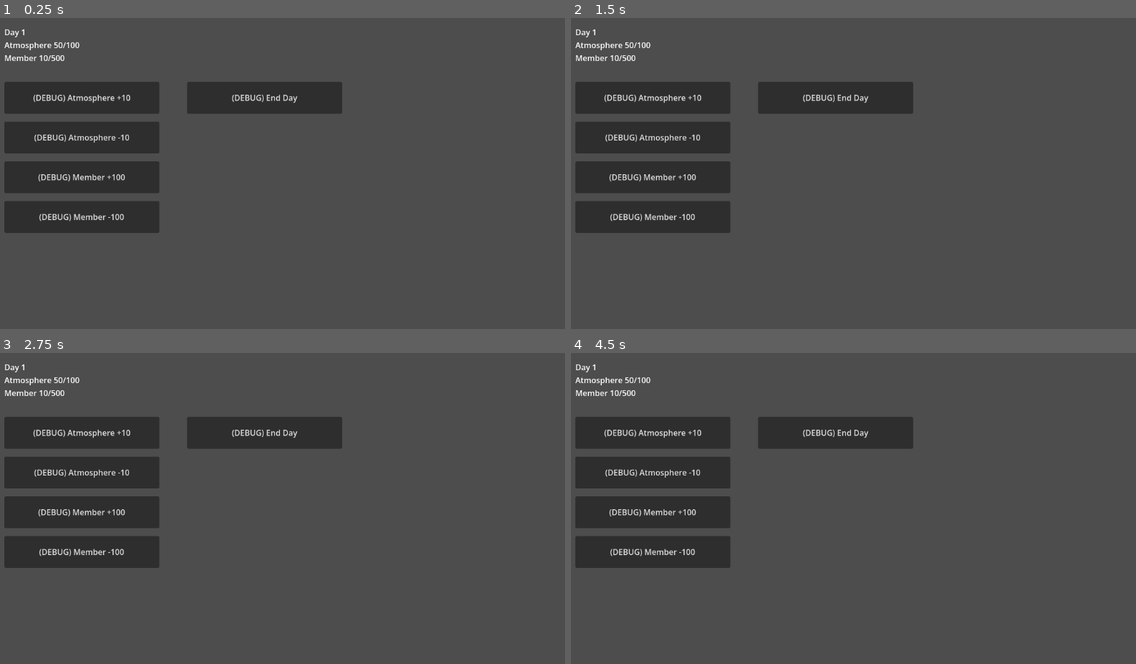
Above: before the commit, frames 1-4 (two rows, left to right).
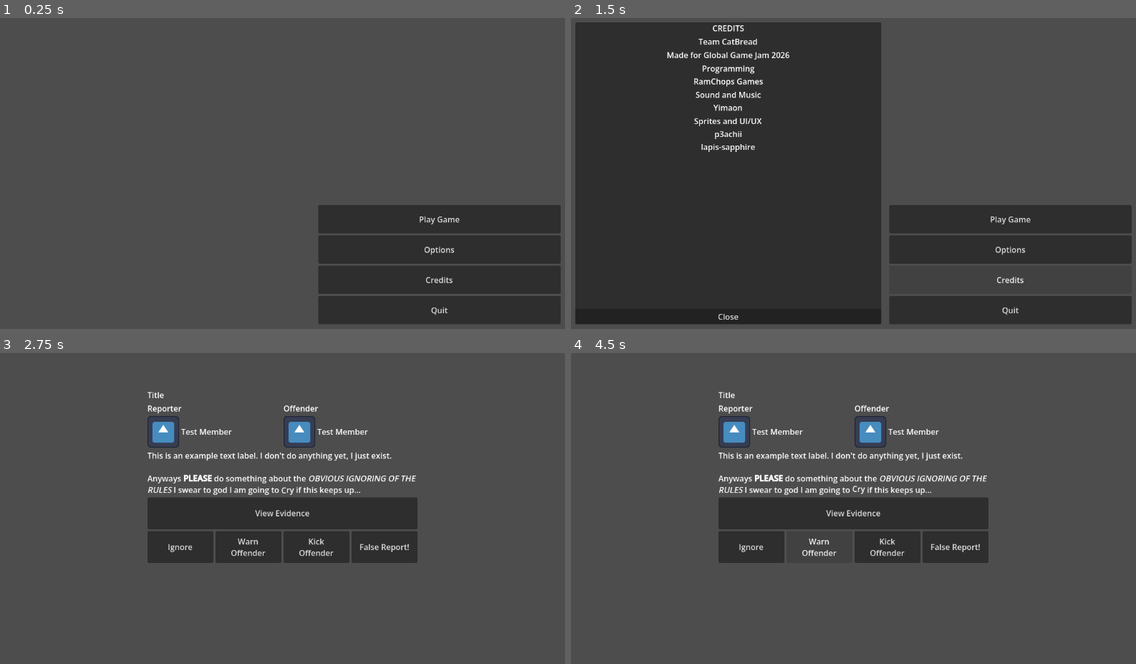
Above: after the commit, the same moments.

Repository: RamBanjo/ggj2026
Game: Godot game, scene res://scenes/main_menu/main_menu.tscn
Two runs of this game, one before a commit and one after it. Both use one fixed random seed, a clock stepped at 60 frames per second and the inputs below. Before the commit the project starts from res://scenes/test/test_game_scene.tscn. The engine's default icon, where the game draws it, is replaced by a stand-in: a white triangle on a blue panel in a dark square.
Inputs (mouse positions are in pixels of both pictures, inside the frame that each line leads up to):
- Up to frame 1 (0.25 s): no input
- Up to frame 2 (1.5 s): click (1011, 248) at 0.5 s, where only the run after the commit has a clickable "Options"; click (1011, 279) at 1.25 s, where only the run after the commit has a clickable "Credits"
- Up to frame 3 (2.75 s): click (440, 555) at 2 s, where only the run after the commit has a clickable "Play Game"
- Up to frame 4 (4.5 s): click (853, 514) at 2.75 s, where only the run after the commit has a clickable "View Evidence"; click (751, 545) at 3.5 s, where only the run after the commit has a clickable "Ignore"; click (819, 545) at 4.25 s, where only the run after the commit has a clickable "Warn Offender"

The runs differ from the first frame. In frame 1, 29% of the frame differs, in the area x 0-100%, y 3-99%; in frame 2, 52%, in the area x 0-100%, y 1-99%; in frame 3, 24%; in frame 4, 23%.

Commit message:
feat: main menu

Diff:
--- a/global-game-jam-2026/project.godot
+++ b/global-game-jam-2026/project.godot
@@ -11,7 +11,7 @@
 [application]
 
 config/name="GlobalGameJam2026"
-run/main_scene="uid://c6lcuswacub57"
+run/main_scene="uid://covh4g0gauw1k"
 config/features=PackedStringArray("4.6", "Forward Plus")
 config/icon="res://icon.svg"
 
--- /dev/null
+++ b/global-game-jam-2026/res/cases/case_database.gd
@@ -0,0 +1,59 @@
+extends Resource
+class_name CaseDatabase
+
+static var fixed_cases : Dictionary
+static var random_cases : Array[ModeratorCase]
+
+const FIXED_CASE_DIR = "res://res/cases/fixed"
+const RANDOM_CASE_DIR = "res://res/cases/random"
+
+static func initialize_cases():
+	var fixed_case_dir = DirAccess.open(FIXED_CASE_DIR)
+	if fixed_case_dir != null:
+		fixed_case_dir.list_dir_begin()
+		var file_name = fixed_case_dir.get_next()
+
+		while file_name != "":
+			var full_path = FIXED_CASE_DIR + "/" + file_name
+			var new_case : ModeratorCase = load(full_path)
+			fixed_cases[new_case.case_id] = new_case
+			file_name = fixed_case_dir.get_next()
+
+	print("loaded fixed cases: ", len(fixed_cases))
+
+	var random_case_dir = DirAccess.open(RANDOM_CASE_DIR)
+	if random_case_dir != null:
+		random_case_dir.list_dir_begin()
+		var file_name = random_case_dir.get_next()
+
+		while file_name != "":
+			var full_path = RANDOM_CASE_DIR + "/" + file_name
+			var new_case : ModeratorCase = load(full_path)
+			random_cases.append(new_case)
+			file_name = random_case_dir.get_next()
+
+	print("load random cases: ", len(random_cases))
+
+static func get_random_case():
+	return random_cases[randi() % len(random_cases)]
+
+static func get_random_legit():
+	var legit_cases = random_cases.filter(func(x: ModeratorCase):
+		return not x.is_false_report
+		)
+
+	return legit_cases[randi() % len(legit_cases)]
+
+static func get_random_false():
+	var legit_cases = random_cases.filter(func(x: ModeratorCase):
+		return x.is_false_report
+		)
+
+	return legit_cases[randi() % len(legit_cases)]
+
+static func get_random_spammer():
+	var legit_cases = random_cases.filter(func(x: ModeratorCase):
+		return x.is_spammer
+		)
+
+	return legit_cases[randi() % len(legit_cases)]
--- a/global-game-jam-2026/res/cases/moderator_case.gd
+++ b/global-game-jam-2026/res/cases/moderator_case.gd
@@ -18,3 +18,7 @@
 
 ##The character being reported. For random cases, a random chat member will be generated.
 @export var report_target : ChatMember
+
+#Booleans that exist to categorize quests.
+@export var is_false_report : bool
+@export var is_spammer : bool
--- a/global-game-jam-2026/res/chatlogs/chat_message/chat_message.gd
+++ b/global-game-jam-2026/res/chatlogs/chat_message/chat_message.gd
@@ -1,5 +1,6 @@
 extends Resource
 class_name ChatMessage
 
+@export var internal_id : String
 @export var speaker : ChatMember
 @export_multiline var text : String
--- /dev/null
+++ b/global-game-jam-2026/res/chatlogs/chat_message/fixed/moderator_welcome.tres
@@ -0,0 +1,13 @@
+[gd_resource type="Resource" script_class="ChatMessage" format=3 uid="uid://kfiocvwkjr13"]
+
+[ext_resource type="Script" uid="uid://6fb3ae7y7ow2" path="res://res/chatlogs/chat_message/chat_message.gd" id="1_yt1hu"]
+[ext_resource type="Resource" uid="uid://ydb86yo3ps6j" path="res://res/chatmembers/story_important_members/head_moderator.tres" id="2_n2w4k"]
+
+[resource]
+script = ExtResource("1_yt1hu")
+internal_id = "welcome"
+speaker = ExtResource("2_n2w4k")
+text = "Congrats on being chosen to join the mod team! Your task is very simple, all you have to do is to read reports people made to the mod team and decide what to do with them.
+
+The internet is really a weird place, isn't it? Some of these things are things you'd never even think to say to other people, but when you're behind an account, people get a lot bolder..."
+metadata/_custom_type_script = "uid://6fb3ae7y7ow2"
--- /dev/null
+++ b/global-game-jam-2026/res/chatlogs/chat_message/fixed_message_database.gd
@@ -0,0 +1,20 @@
+extends Resource
+class_name FixedMessageDatabase
+
+static var message_list : Dictionary
+
+const MESSAGE_DIR = "res://res/chatlogs/chat_message/fixed/"
+
+static func initialize_messages():
+	var msg_dir = DirAccess.open(MESSAGE_DIR)
+	if msg_dir != null:
+		msg_dir.list_dir_begin()
+		var file_name = msg_dir.get_next()
+
+		while file_name != "":
+			var full_path = MESSAGE_DIR + "/" + file_name
+			var new_msg : ChatMessage = load(full_path)
+			message_list[new_msg.internal_id] = new_msg
+			file_name = msg_dir.get_next()
+
+	print("load fixed messages: ", len(message_list))
--- /dev/null
+++ b/global-game-jam-2026/res/chatmembers/story_important_members/head_moderator.tres
@@ -0,0 +1,13 @@
+[gd_resource type="Resource" script_class="ChatMember" format=3 uid="uid://ydb86yo3ps6j"]
+
+[ext_resource type="Texture2D" uid="uid://bla5jjpa7oa5y" path="res://icon.svg" id="1_62on8"]
+[ext_resource type="Script" uid="uid://ddexf3embsiw5" path="res://res/chatmembers/chat_member.gd" id="1_vpusr"]
+
+[resource]
+script = ExtResource("1_vpusr")
+internal_id = "head_mod"
+display_name = "MisterCatBread"
+profile_picture = ExtResource("1_62on8")
+profile_desc = "Head moderator of the fanserver. Let me know if you need anything, man!"
+default_report_msg = "I usually handle reports on my own, but... Can you take a look at this for a second?"
+metadata/_custom_type_script = "uid://ddexf3embsiw5"
--- /dev/null
+++ b/global-game-jam-2026/res/daily_event/daily_event.gd
@@ -0,0 +1,4 @@
+extends Resource
+class_name DailyEvent
+
+@export var today_events : Array[ModEvent]
--- /dev/null
+++ b/global-game-jam-2026/res/daily_event/fallback/two_incident_days.tres
@@ -0,0 +1,10 @@
+[gd_resource type="Resource" script_class="DailyEvent" format=3 uid="uid://hstbbyxu1ptm"]
+
+[ext_resource type="Script" uid="uid://ckf8xftro8530" path="res://res/daily_event/daily_event.gd" id="1_g181a"]
+[ext_resource type="Script" uid="uid://7bux4kauw2hy" path="res://res/moderation_event/mod_event.gd" id="2_f6oub"]
+[ext_resource type="Resource" uid="uid://64m1vskvbcmk" path="res://res/moderation_event/random_case.tres" id="3_f6oub"]
+
+[resource]
+script = ExtResource("1_g181a")
+today_events = Array[ExtResource("2_f6oub")]([ExtResource("3_f6oub"), ExtResource("3_f6oub")])
+metadata/_custom_type_script = "uid://ckf8xftro8530"
--- /dev/null
+++ b/global-game-jam-2026/res/daily_event/fixed/test_day.tres
@@ -0,0 +1,10 @@
+[gd_resource type="Resource" script_class="DailyEvent" format=3 uid="uid://cmyjidu0c0wa6"]
+
+[ext_resource type="Script" uid="uid://ckf8xftro8530" path="res://res/daily_event/daily_event.gd" id="1_46gam"]
+[ext_resource type="Script" uid="uid://7bux4kauw2hy" path="res://res/moderation_event/mod_event.gd" id="2_lrh55"]
+[ext_resource type="Resource" uid="uid://64m1vskvbcmk" path="res://res/moderation_event/random_case.tres" id="3_lrh55"]
+
+[resource]
+script = ExtResource("1_46gam")
+today_events = Array[ExtResource("2_lrh55")]([ExtResource("3_lrh55"), ExtResource("3_lrh55"), ExtResource("3_lrh55")])
+metadata/_custom_type_script = "uid://ckf8xftro8530"
--- a/global-game-jam-2026/res/moderation_event/mod_event.gd
+++ b/global-game-jam-2026/res/moderation_event/mod_event.gd
@@ -7,8 +7,27 @@
 	SPAWN_RANDOM_CASE,
 	SPAWN_FIXED_CASE,
 	SPAMPOCALYPSE,
-	NON_CASE_MESSAGE
+	NON_CASE_MESSAGE,
+	SPAWN_FALSE_REPORT,
+	SPAWN_VALID_CASE,
+	SPAWN_SPAMMER
 }
 
 ##The ID of the case or message being called, if this is a SPAWN_FIXED_CASE or NON_CASE_MESSAGE event.
 @export var call_id : String
+
+@export var event_type : ModEventType
+
+func load_fixed_case() -> ModeratorCase:
+	var return_case : ModeratorCase = null
+
+	return_case = CaseDatabase.fixed_cases.get(call_id, null)
+
+	return return_case
+
+func load_message() -> ChatMessage:
+	var return_mess : ChatMessage = null
+
+	return_mess = load("res://res/chatlogs/chat_message/fixed/{case_id}.tres".format({"case_id": call_id}))
+
+	return return_mess
--- /dev/null
+++ b/global-game-jam-2026/res/moderation_event/random_case.tres
@@ -0,0 +1,8 @@
+[gd_resource type="Resource" script_class="ModEvent" format=3 uid="uid://64m1vskvbcmk"]
+
+[ext_resource type="Script" uid="uid://7bux4kauw2hy" path="res://res/moderation_event/mod_event.gd" id="1_t0ux6"]
+
+[resource]
+script = ExtResource("1_t0ux6")
+internal_id = "spawn_random_case"
+metadata/_custom_type_script = "uid://7bux4kauw2hy"
--- /dev/null
+++ b/global-game-jam-2026/scenes/main_menu/main_menu.gd
@@ -0,0 +1,33 @@
+extends Node2D
+
+@export var main_game_scene : PackedScene
+@onready var canvas : CanvasLayer = $CanvasLayer
+@onready var credits_panel : PanelContainer = $CanvasLayer/CreditsPanel
+@onready var options_panel : PanelContainer = $CanvasLayer/OptionsPanel
+
+func _ready() -> void:
+	initialize_everything()
+
+func initialize_everything():
+	CaseDatabase.initialize_cases()
+	FixedMessageDatabase.initialize_messages()
+
+func _on_play_game_button_pressed() -> void:
+	get_tree().change_scene_to_packed(main_game_scene)
+
+func _on_quit_button_pressed() -> void:
+	get_tree().quit()
+
+func hide_side_panels():
+	get_tree().call_group("side_panel", "hide")
+
+func _on_options_button_pressed() -> void:
+	hide_side_panels()
+	options_panel.show()
+
+func _on_credits_button_pressed() -> void:
+	hide_side_panels()
+	credits_panel.show()
+
+func _on_panel_close_button_pressed() -> void:
+	hide_side_panels()
--- /dev/null
+++ b/global-game-jam-2026/scenes/main_menu/main_menu.tscn
@@ -0,0 +1,141 @@
+[gd_scene format=3 uid="uid://covh4g0gauw1k"]
+
+[ext_resource type="Script" uid="uid://gyq5dk0xlr2i" path="res://scenes/main_menu/main_menu.gd" id="1_fsom3"]
+[ext_resource type="PackedScene" uid="uid://jcymydi626aj" path="res://scenes/test/message_viewer.tscn" id="2_0ebjn"]
+
+[node name="MainMenu" type="Node2D" unique_id=695015618]
+script = ExtResource("1_fsom3")
+main_game_scene = ExtResource("2_0ebjn")
+
+[node name="CanvasLayer" type="CanvasLayer" parent="." unique_id=843017086]
+
+[node name="VBoxContainer" type="VBoxContainer" parent="CanvasLayer" unique_id=186559421]
+anchors_preset = 3
+anchor_left = 1.0
+anchor_top = 1.0
+anchor_right = 1.0
+anchor_bottom = 1.0
+offset_left = -504.0
+offset_top = -264.0
+offset_right = -16.0
+offset_bottom = -24.0
+grow_horizontal = 0
+grow_vertical = 0
+
+[node name="PlayGameButton" type="Button" parent="CanvasLayer/VBoxContainer" unique_id=1643271556]
+layout_mode = 2
+size_flags_vertical = 3
+text = "Play Game"
+metadata/_edit_lock_ = true
+
+[node name="OptionsButton" type="Button" parent="CanvasLayer/VBoxContainer" unique_id=1446333291]
+layout_mode = 2
+size_flags_vertical = 3
+text = "Options"
+metadata/_edit_lock_ = true
+
+[node name="CreditsButton" type="Button" parent="CanvasLayer/VBoxContainer" unique_id=1787808045]
+layout_mode = 2
+size_flags_vertical = 3
+text = "Credits"
+metadata/_edit_lock_ = true
+
+[node name="QuitButton" type="Button" parent="CanvasLayer/VBoxContainer" unique_id=1635687496]
+layout_mode = 2
+size_flags_vertical = 3
+text = "Quit"
+metadata/_edit_lock_ = true
+
+[node name="CreditsPanel" type="PanelContainer" parent="CanvasLayer" unique_id=1164178892 groups=["side_panel"]]
+visible = false
+offset_left = 16.0
+offset_top = 16.0
+offset_right = 632.0
+offset_bottom = 624.0
+
+[node name="VBoxContainer" type="VBoxContainer" parent="CanvasLayer/CreditsPanel" unique_id=1243658625]
+layout_mode = 2
+
+[node name="Label" type="Label" parent="CanvasLayer/CreditsPanel/VBoxContainer" unique_id=961407823]
+layout_mode = 2
+text = "CREDITS"
+horizontal_alignment = 1
+vertical_alignment = 1
+
+[node name="Label2" type="Label" parent="CanvasLayer/CreditsPanel/VBoxContainer" unique_id=1043490004]
+layout_mode = 2
+text = "Team CatBread"
+horizontal_alignment = 1
+vertical_alignment = 1
+
+[node name="Label3" type="Label" parent="CanvasLayer/CreditsPanel/VBoxContainer" unique_id=1646503212]
+layout_mode = 2
+text = "Made for Global Game Jam 2026"
+horizontal_alignment = 1
+vertical_alignment = 1
+
+[node name="Label4" type="Label" parent="CanvasLayer/CreditsPanel/VBoxContainer" unique_id=331669736]
+layout_mode = 2
+text = "Programming
+RamChops Games"
+horizontal_alignment = 1
+vertical_alignment = 1
+
+[node name="Label5" type="Label" parent="CanvasLayer/CreditsPanel/VBoxContainer" unique_id=1843395838]
+layout_mode = 2
+text = "Sound and Music
+Yimaon"
+horizontal_alignment = 1
+vertical_alignment = 1
+
+[node name="Label6" type="Label" parent="CanvasLayer/CreditsPanel/VBoxContainer" unique_id=498015840]
+layout_mode = 2
+text = "Sprites and UI/UX
+p3achii
+lapis-sapphire"
+horizontal_alignment = 1
+vertical_alignment = 1
+
+[node name="PanelCloseButton" type="Button" parent="CanvasLayer/CreditsPanel/VBoxContainer" unique_id=1562277205]
+layout_mode = 2
+size_flags_vertical = 10
+text = "Close"
+
+[node name="OptionsPanel" type="PanelContainer" parent="CanvasLayer" unique_id=701827727 groups=["side_panel"]]
+visible = false
+offset_left = 16.0
+offset_top = 16.0
+offset_right = 632.0
+offset_bottom = 624.0
+
+[node name="VBoxContainer" type="VBoxContainer" parent="CanvasLayer/OptionsPanel" unique_id=47709021]
+layout_mode = 2
+
+[node name="Label" type="Label" parent="CanvasLayer/OptionsPanel/VBoxContainer" unique_id=1701914412]
+layout_mode = 2
+text = "OPTIONS"
+horizontal_alignment = 1
+vertical_alignment = 1
+
+[node name="HBoxContainer" type="HBoxContainer" parent="CanvasLayer/OptionsPanel/VBoxContainer" unique_id=1949178589]
+layout_mode = 2
+
+[node name="Label" type="Label" parent="CanvasLayer/OptionsPanel/VBoxContainer/HBoxContainer" unique_id=1384191157]
+layout_mode = 2
+text = "BGM"
+
+[node name="HSlider" type="HSlider" parent="CanvasLayer/OptionsPanel/VBoxContainer/HBoxContainer" unique_id=422496229]
+layout_mode = 2
+size_flags_horizontal = 3
+
+[node name="PanelCloseButton" type="Button" parent="CanvasLayer/OptionsPanel/VBoxContainer" unique_id=1370041512]
+layout_mode = 2
+size_flags_vertical = 10
+text = "Close"
+
+[connection signal="pressed" from="CanvasLayer/VBoxContainer/PlayGameButton" to="." method="_on_play_game_button_pressed"]
+[connection signal="pressed" from="CanvasLayer/VBoxContainer/OptionsButton" to="." method="_on_options_button_pressed"]
+[connection signal="pressed" from="CanvasLayer/VBoxContainer/CreditsButton" to="." method="_on_credits_button_pressed"]
+[connection signal="pressed" from="CanvasLayer/VBoxContainer/QuitButton" to="." method="_on_quit_button_pressed"]
+[connection signal="pressed" from="CanvasLayer/CreditsPanel/VBoxContainer/PanelCloseButton" to="." method="_on_panel_close_button_pressed"]
+[connection signal="pressed" from="CanvasLayer/OptionsPanel/VBoxContainer/PanelCloseButton" to="." method="_on_panel_close_button_pressed"]
--- /dev/null
+++ b/global-game-jam-2026/scenes/test/message_viewer.gd
@@ -0,0 +1,25 @@
+extends ScrollContainer
+
+@onready var action_button_container : HBoxContainer = $VBoxContainer/HBoxContainer
+
+@onready var reporter_name : MemberAddress = $VBoxContainer/HBoxContainer2/ReporterAddress
+@onready var offender_name : MemberAddress = $VBoxContainer/HBoxContainer2/OffenderAddress
+
+@onready var body_text : RichTextLabel = $VBoxContainer/RichTextLabel
+
+@onready var evidence_button : Button = $VBoxContainer/EvidenceButton
+
+func load_message(modmail: ChatMessage):
+	offender_name.hide()
+	evidence_button.hide()
+	action_button_container.hide()
+
+	reporter_name.update_member(modmail.speaker, "Reporter")
+
+func load_mod_report(report: ModeratorCase):
+	offender_name.show()
+	evidence_button.show()
+	action_button_container.show()
+
+	reporter_name.update_member(report.case_owner, "Reporter")
+	offender_name.update_member(report.report_target, "Offender")
--- /dev/null
+++ b/global-game-jam-2026/scenes/test/message_viewer.tscn
@@ -0,0 +1,83 @@
+[gd_scene format=3 uid="uid://jcymydi626aj"]
+
+[ext_resource type="Script" uid="uid://drd77vk61uwih" path="res://scenes/test/message_viewer.gd" id="1_ydovf"]
+[ext_resource type="PackedScene" uid="uid://ceg1lx3f2vxs4" path="res://scenes/test/user_address.tscn" id="2_ydovf"]
+
+[node name="MessageViewer" type="ScrollContainer" unique_id=1750174540]
+anchors_preset = 8
+anchor_left = 0.5
+anchor_top = 0.5
+anchor_right = 0.5
+anchor_bottom = 0.5
+offset_left = -272.0
+offset_top = -244.0
+offset_right = 272.0
+offset_bottom = 244.0
+grow_horizontal = 2
+grow_vertical = 2
+horizontal_scroll_mode = 0
+script = ExtResource("1_ydovf")
+
+[node name="VBoxContainer" type="VBoxContainer" parent="." unique_id=684723919]
+layout_mode = 2
+size_flags_horizontal = 3
+
+[node name="Label" type="Label" parent="VBoxContainer" unique_id=1592093738]
+layout_mode = 2
+text = "Title"
+
+[node name="HBoxContainer2" type="HBoxContainer" parent="VBoxContainer" unique_id=1725234821]
+layout_mode = 2
+
+[node name="ReporterAddress" parent="VBoxContainer/HBoxContainer2" unique_id=433820523 instance=ExtResource("2_ydovf")]
+layout_mode = 2
+size_flags_horizontal = 3
+title = "Reporter"
+
+[node name="OffenderAddress" parent="VBoxContainer/HBoxContainer2" unique_id=1910001115 instance=ExtResource("2_ydovf")]
+layout_mode = 2
+size_flags_horizontal = 3
+title = "Offender"
+
+[node name="RichTextLabel" type="RichTextLabel" parent="VBoxContainer" unique_id=1849364008]
+layout_mode = 2
+bbcode_enabled = true
+text = "This is an example text label. I don't do anything yet, I just exist.
+
+Anyways [b]PLEASE[/b] do something about the [i]OBVIOUS IGNORING OF THE RULES[/i] I swear to god I am going to [wave=2]Cry[/wave] if this keeps up..."
+fit_content = true
+
+[node name="EvidenceButton" type="Button" parent="VBoxContainer" unique_id=1164824022]
+custom_minimum_size = Vector2(0, 64)
+layout_mode = 2
+size_flags_horizontal = 3
+text = "View Evidence"
+
+[node name="HBoxContainer" type="HBoxContainer" parent="VBoxContainer" unique_id=392458356]
+layout_mode = 2
+
+[node name="IgnoreButton" type="Button" parent="VBoxContainer/HBoxContainer" unique_id=209263165]
+custom_minimum_size = Vector2(0, 64)
+layout_mode = 2
+size_flags_horizontal = 3
+text = "Ignore"
+
+[node name="WarnOffenderButton" type="Button" parent="VBoxContainer/HBoxContainer" unique_id=1135933058]
+custom_minimum_size = Vector2(0, 64)
+layout_mode = 2
+size_flags_horizontal = 3
+text = "Warn
+Offender"
+
+[node name="KickOffenderButton" type="Button" parent="VBoxContainer/HBoxContainer" unique_id=1554210767]
+custom_minimum_size = Vector2(0, 64)
+layout_mode = 2
+size_flags_horizontal = 3
+text = "Kick
+Offender"
+
+[node name="FalseReportButton" type="Button" parent="VBoxContainer/HBoxContainer" unique_id=1712271595]
+custom_minimum_size = Vector2(0, 64)
+layout_mode = 2
+size_flags_horizontal = 3
+text = "False Report!"
--- a/global-game-jam-2026/scenes/test/test_game_scene.gd
+++ b/global-game-jam-2026/scenes/test/test_game_scene.gd
@@ -4,9 +4,17 @@
 
 const LABEL_BASE_TEXT = "Day {day}\nAtmosphere {cur_atm}/{max_atm}\nMember {cur_mem}/{goal_mem}"
 
+##For pre-scheduled days, use this dictionary. key: the day number. value: the file name of the event.
+@export var daily_event_scheduler : Dictionary
+
+##For days that don't exist on the scheduler, random cases will spawn.
+@export var fallback_days : Array[DailyEvent]
+
 func _ready() -> void:
 	MainChatroom.initialize_new_game()
 	update_label()
+
+	load_daily_event("test_day")
 
 
 func update_label():
@@ -62,3 +70,16 @@
 func _on_end_day_button_pressed() -> void:
 	end_day()
 	update_label()
+
+func load_daily_event(day_id: String) -> DailyEvent:
+	var today_events : DailyEvent
+	var path : String = "res://res/daily_event/fixed/{day_id}.tres".format({"day_id": day_id})
+
+	if ResourceLoader.exists(path):
+		print("load_success!!")
+		today_events = load(path)
+	else:
+		print("load failed, we will get a random preset day instead")
+		today_events = fallback_days[randi() % len(fallback_days)]
+
+	return today_events
--- a/global-game-jam-2026/scenes/test/test_game_scene.tscn
+++ b/global-game-jam-2026/scenes/test/test_game_scene.tscn
@@ -1,6 +1,7 @@
 [gd_scene format=3 uid="uid://c6lcuswacub57"]
 
 [ext_resource type="Script" uid="uid://bysonorfuy3ee" path="res://scenes/test/test_game_scene.gd" id="1_b3uwx"]
+[ext_resource type="PackedScene" uid="uid://jcymydi626aj" path="res://scenes/test/message_viewer.tscn" id="2_nqq8e"]
 
 [node name="TestGameScene" type="Node2D" unique_id=49493853]
 script = ExtResource("1_b3uwx")
@@ -51,11 +52,42 @@
 offset_bottom = 71.0
 
 [node name="EndDayButton" type="Button" parent="CanvasLayer" unique_id=919146938]
-offset_left = 384.0
+offset_left = 16.0
+offset_top = 456.0
+offset_right = 328.0
+offset_bottom = 520.0
+text = "(DEBUG) End Day"
+
+[node name="ScrollContainer" type="ScrollContainer" parent="CanvasLayer" unique_id=1950419355]
+offset_left = 352.0
 offset_top = 136.0
-offset_right = 696.0
-offset_bottom = 200.0
-text = "(DEBUG) End Day"
+offset_right = 536.0
+offset_bottom = 624.0
+
+[node name="VBoxContainer" type="VBoxContainer" parent="CanvasLayer/ScrollContainer" unique_id=1915492461]
+layout_mode = 2
+size_flags_horizontal = 3
+
+[node name="Button" type="Button" parent="CanvasLayer/ScrollContainer/VBoxContainer" unique_id=1947963603]
+custom_minimum_size = Vector2(0, 64)
+layout_mode = 2
+text = "Incident Report"
+
+[node name="Button2" type="Button" parent="CanvasLayer/ScrollContainer/VBoxContainer" unique_id=1089901208]
+custom_minimum_size = Vector2(0, 64)
+layout_mode = 2
+text = "Message"
+
+[node name="Button3" type="Button" parent="CanvasLayer/ScrollContainer/VBoxContainer" unique_id=754005]
+custom_minimum_size = Vector2(0, 64)
+layout_mode = 2
+text = "Another Message"
+
+[node name="MessageViewer" parent="CanvasLayer" unique_id=1750174540 instance=ExtResource("2_nqq8e")]
+offset_left = 16.0
+offset_top = -308.0
+offset_right = 560.0
+offset_bottom = 300.0
 
 [connection signal="pressed" from="CanvasLayer/AtmPlus" to="." method="_on_atm_plus_pressed"]
 [connection signal="pressed" from="CanvasLayer/AtmMinus" to="." method="_on_atm_minus_pressed"]
--- /dev/null
+++ b/global-game-jam-2026/scenes/test/user_address.gd
@@ -0,0 +1,28 @@
+extends VBoxContainer
+class_name MemberAddress
+
+##TODO: You can click the profile picture to view the profile, maybe
+@export var title : String = "A Concerned Member"
+@export var member : ChatMember
+
+@onready var title_label : Label = $Title
+@onready var name_label : Label = $HBoxContainer/Name
+@onready var picture : TextureRect = $HBoxContainer/PFP
+
+func _ready() -> void:
+	title_label.text = title
+
+	if member != null:
+		name_label.text = member.display_name
+		picture.texture = member.profile_picture
+
+func update_member(new_mem : ChatMember, newtitle : String = "Member"):
+	title_label.text = newtitle
+
+	member = new_mem
+	update_member_name_and_display()
+
+func update_member_name_and_display():
+	if member != null:
+		name_label.text = member.display_name
+		picture.texture = member.profile_picture
--- /dev/null
+++ b/global-game-jam-2026/scenes/test/user_address.tscn
@@ -0,0 +1,26 @@
+[gd_scene format=3 uid="uid://ceg1lx3f2vxs4"]
+
+[ext_resource type="Script" uid="uid://xd6wkuwk0ujx" path="res://scenes/test/user_address.gd" id="1_1pse0"]
+[ext_resource type="Texture2D" uid="uid://bla5jjpa7oa5y" path="res://icon.svg" id="1_j4sxu"]
+[ext_resource type="Resource" uid="uid://vwqsngyyleu7" path="res://res/chatmembers/test_member.tres" id="2_6fqb4"]
+
+[node name="VBoxContainer" type="VBoxContainer" unique_id=433820523]
+script = ExtResource("1_1pse0")
+member = ExtResource("2_6fqb4")
+
+[node name="Title" type="Label" parent="." unique_id=812309346]
+layout_mode = 2
+text = "Reporter"
+
+[node name="HBoxContainer" type="HBoxContainer" parent="." unique_id=1589544611]
+layout_mode = 2
+
+[node name="PFP" type="TextureRect" parent="HBoxContainer" unique_id=1319335801]
+custom_minimum_size = Vector2(64, 64)
+layout_mode = 2
+texture = ExtResource("1_j4sxu")
+expand_mode = 1
+
+[node name="Name" type="Label" parent="HBoxContainer" unique_id=2122736571]
+layout_mode = 2
+text = "Reporter Name"
Not shown, added: global-game-jam-2026/res/cases/case_database.gd.uid
Not shown, added: global-game-jam-2026/res/chatlogs/chat_message/fixed_message_database.gd.uid
Not shown, added: global-game-jam-2026/res/daily_event/daily_event.gd.uid
Not shown, added: global-game-jam-2026/scenes/main_menu/main_menu.gd.uid
Not shown, added: global-game-jam-2026/scenes/test/message_viewer.gd.uid
Not shown, added: global-game-jam-2026/scenes/test/user_address.gd.uid
